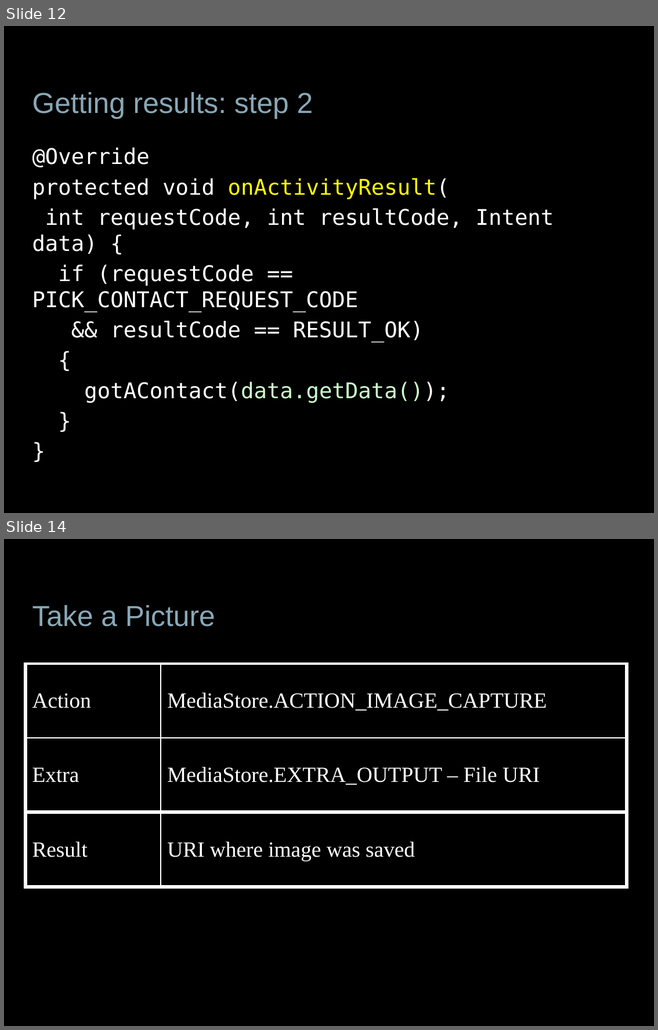
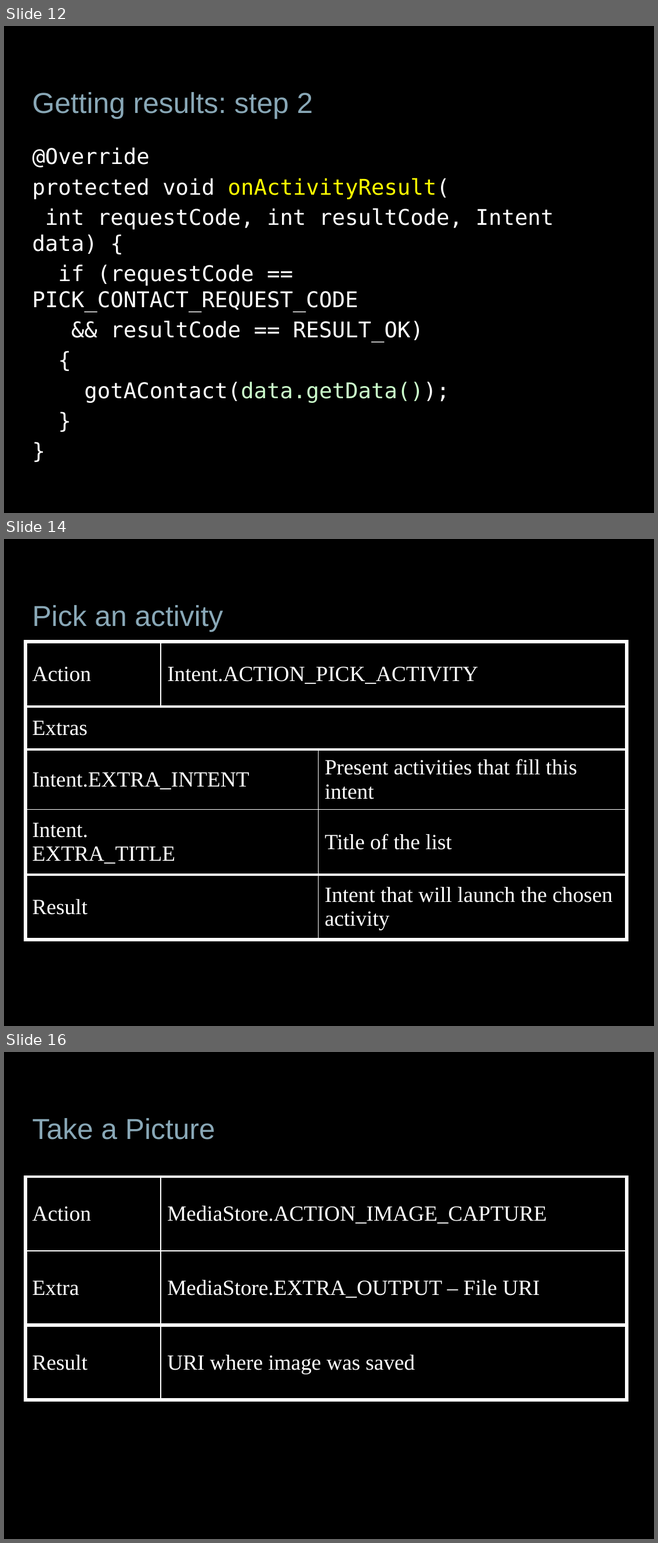
Before and after one commit to jessitron/Tronsmit, a slide deck: presentations/DevTeach-Intents.pptx. Shown one above the other, each under a label of ours: slides 12 and 14 before the commit, slides 12, 14 and 16 after it; the slides between them are not shown. The pictures are 658x1030 and 658x1543 pixels, drawn with LibreOffice and Linux fonts; fonts in the diff are those of the drawing; background and template pictures are left out. Boxes give left, top, right and bottom in pixels: in the first picture for what was removed or moved away, otherwise in the second. Text is boxed around its words. In the diff, an @@ line names an element or a change of style, - is before the commit and + after.

Commit message:
choose action multiplies

```diff
--- a/presentations/DevTeach-Intents.pptx
+++ b/presentations/DevTeach-Intents.pptx
@@ slide 14 added at bbox=[4, 539, 654, 1026], background picture (left out) @@
@@ title added at bbox=[32, 605, 223, 632], 32 pt, text #89A8B7 @@
+Pick an activity
@@ table added at bbox=[25, 642, 626, 939], 5 rows, 3 columns @@
+Action | Intent.ACTION_PICK_ACTIVITY | 
+Extras |  | 
+Intent.EXTRA_INTENT |  | Present activities that fill this intent
+Intent. / EXTRA_TITLE |  | Title of the list
+Result |  | Intent that will launch the chosen activity
@@ what was slide 14 is now slide 16 @@
```
Also in this commit, not shown: 3 slides changed, 2 other slides added, 5 other files.
